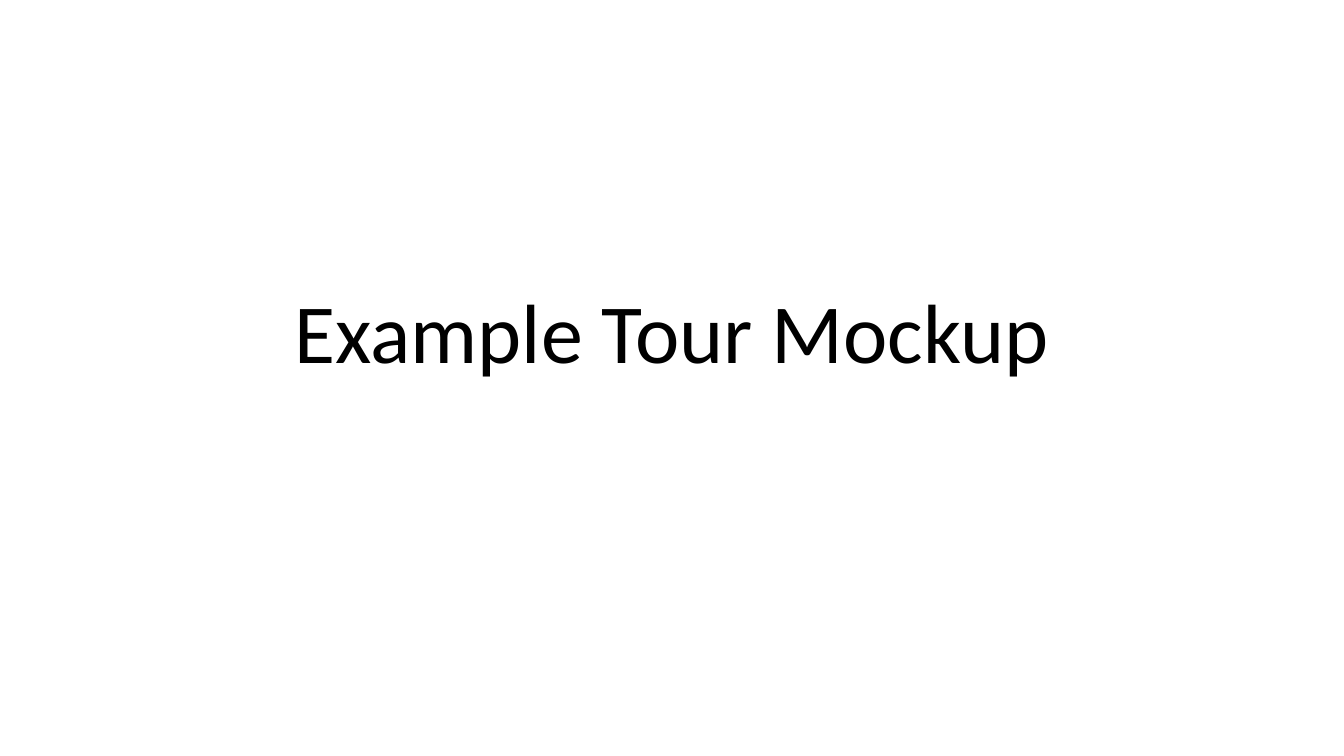
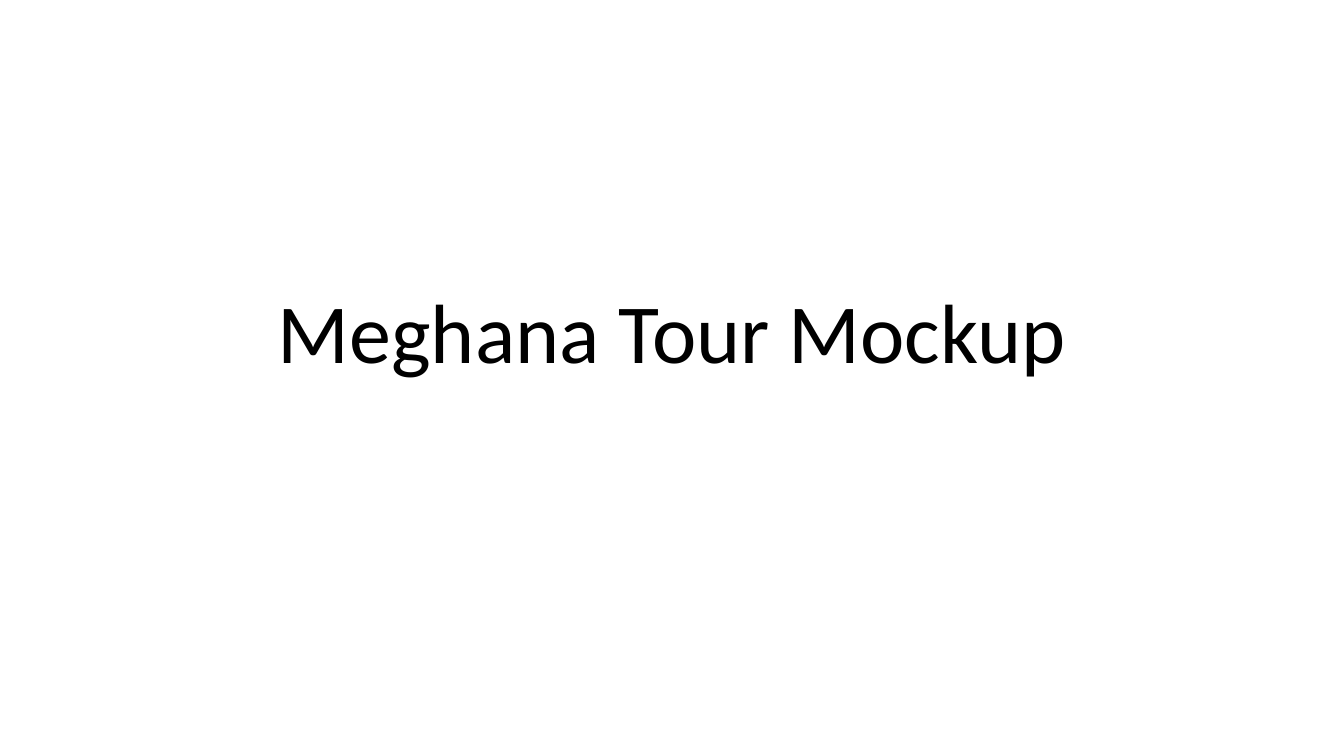
Before and after one commit to ZoeLawson/mcc_tools_tech, a slide deck: slide 1 of Week04-Tours/Homework/meghana_week4_homework/meghana_week4_homework.pptx. Drawn at 1344x756 pixels with LibreOffice and Linux fonts; fonts in the diff are those of the drawing. Boxes give left, top, right and bottom in pixels: in the first picture for what was removed or moved away, otherwise in the second. Text is boxed around its words. In the diff, an @@ line names an element or a change of style, - is before the commit and + after.

Commit message:
meghana week 4 homework

```diff
--- a/Week04-Tours/Homework/meghana_week4_homework/meghana_week4_homework.pptx
+++ b/Week04-Tours/Homework/meghana_week4_homework/meghana_week4_homework.pptx
@@ title at [278, 304, 1066, 378]: text changed @@
-Example Tour Mockup
+Meghana Tour Mockup
```
Also in this commit, not shown: 6 slides added, 4 slides removed.
